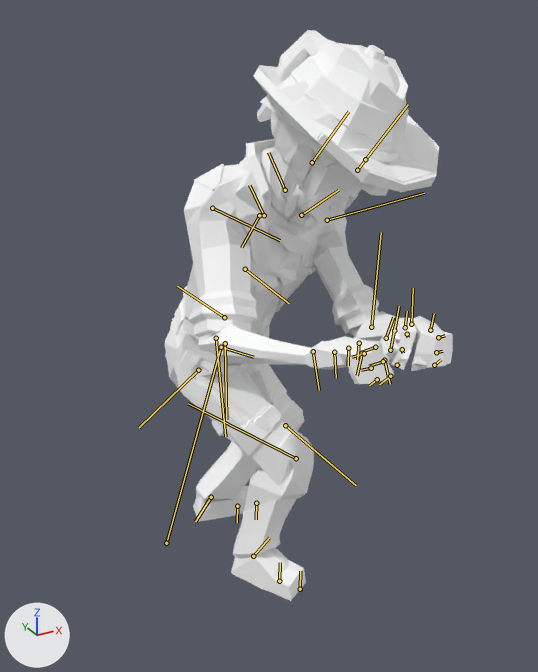
Before and after pictures for a commit that changed the FBX model Assets/Animations/Characters/Player/PushRock/Pull Heavy Object Start.fbx.
Rendered twice from a 50 mm lens placed at (-0.813, -2.322, 1.662), pointed at (0.067, -0.721, 0.862). The lights are fixed; the arrows at lower left show +X, +Y and +Z. Both versions are drawn at frame 42 of the action 'mixamo.com'; the numbers are the values there. The bones that bend it are drawn over the model as lines.

In view in the first picture: 'Chr_Attach_Beard_01', 'Chr_Attach_Hair_Female_01', 'Chr_Attach_Hair_Male_01', 'Chr_Attach_Hat_Female_01', 'Chr_Attach_Hat_Hunter_01', 'Chr_Attach_Hat_Male_01', '_Character_Explorer_Female_01', '_Character_Explorer_Male_01'.
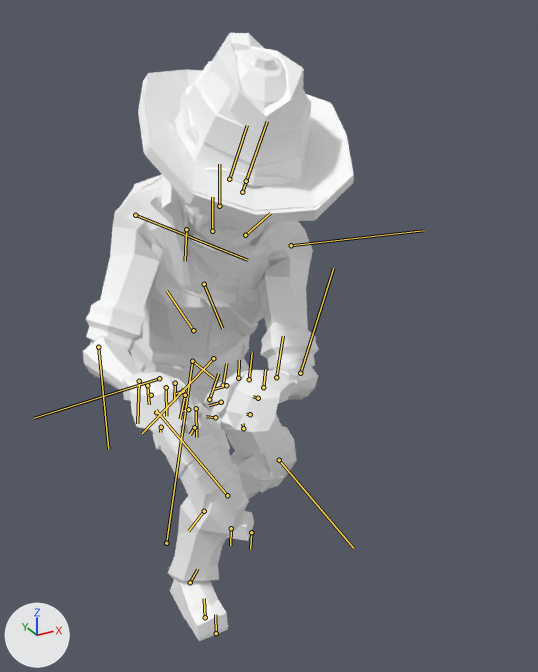
Changed parts and their boxes [x1, y1, x2, y2] in the pictures (538 x 672 px):
'_Character_Explorer_Male_01', posed (18% narrower): before [165, 139, 453, 601]; after [83, 174, 319, 641]
'Chr_Attach_Hat_Hunter_01', posed (9% narrower, 16% taller): before [260, 44, 409, 196]; after [175, 49, 311, 225]
'_Character_Explorer_Female_01', posed: before [165, 120, 431, 591]; after [94, 176, 312, 620]
'Chr_Attach_Hat_Male_01', posed (12% wider, 18% taller): before [253, 39, 439, 192]; after [144, 42, 353, 223]
'Chr_Attach_Hat_Female_01', posed (18% wider, 22% taller): before [254, 67, 437, 182]; after [138, 71, 354, 211]
'Chr_Attach_Hair_Female_01', posed: before [257, 30, 326, 223]; after [181, 33, 264, 246]
'Chr_Attach_Beard_01', posed (24% wider, 18% taller): before [289, 185, 358, 224]; after [185, 202, 271, 248]
'Chr_Attach_Hair_Male_01', posed: before [271, 78, 338, 159]; after [179, 86, 303, 157]
bone 'Root', root to tip: before (166, 543) to (221, 347); after (166, 543) to (192, 361)

The change in detail:
Bone 'Root' (bone_root) turns from (17, 40, 1) to (17, 11, 1) degrees about its own x, y and z.
